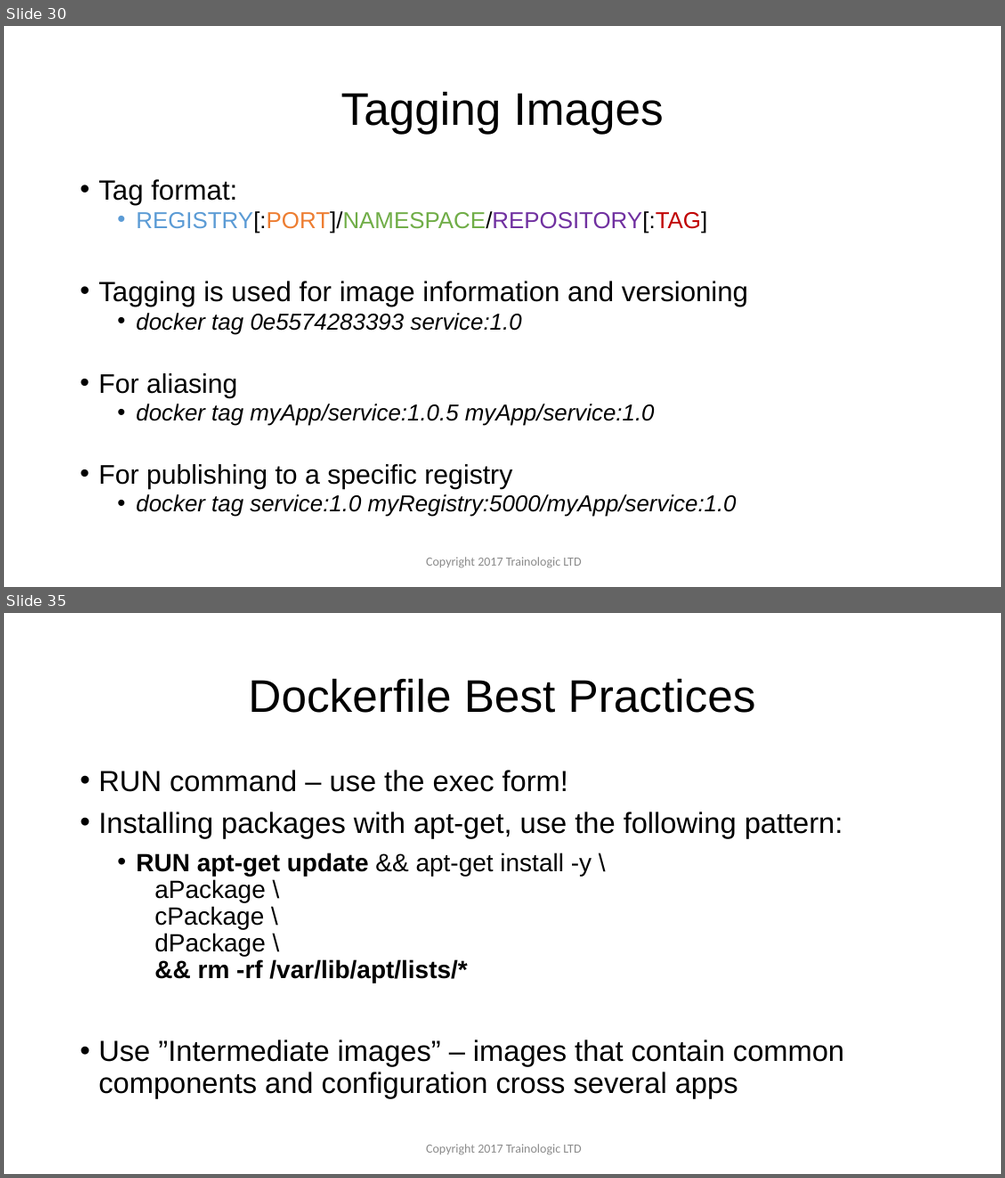
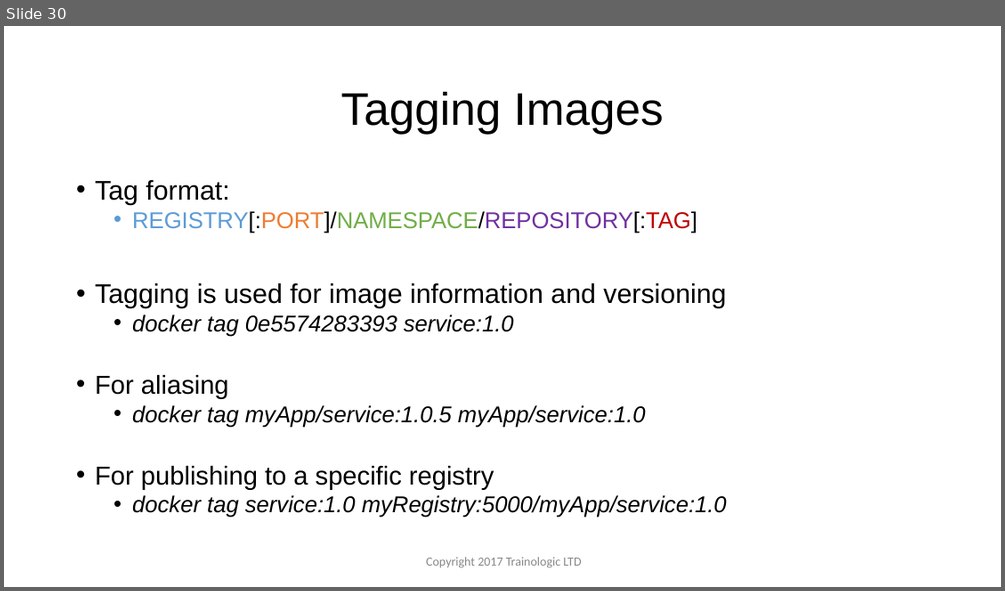
Before and after one commit to ColonelLanda/docker-meetup-2018, a slide deck: Docker - Meetup.pptx. Shown one above the other, each under a label of ours: slides 30 and 35 before the commit, slide 30 after it; the slides between them are not shown. The pictures are 1005x1178 and 1005x591 pixels, drawn with LibreOffice and Linux fonts; fonts in the diff are those of the drawing; background and template pictures are left out. Boxes give left, top, right and bottom in pixels: in the first picture for what was removed or moved away, otherwise in the second. Text is boxed around its words. In the diff, an @@ line names an element or a change of style, - is before the commit and + after.

```diff
--- a/Docker - Meetup.pptx
+++ b/Docker - Meetup.pptx
@@ slide 35 removed at (4,613,1001,1174), background #FFFFFF @@
@@ title removed at (248,678,756,713) @@
-Dockerfile Best Practices
@@ text removed at (98,770,844,1098) @@
-• RUN command – use the exec form!
-• Installing packages with apt-get, use the following pattern:
-  • RUN apt-get update && apt-get install -y \
-    aPackage \
-    cPackage \
-    dPackage \
-    && rm -rf /var/lib/apt/lists/*
-• Use ”Intermediate images” – images that contain common components and configuration cross several apps
@@ text removed at (426,1143,581,1155) @@
-Copyright 2017 Trainologic LTD
@@ slide 30 changed as well @@
@@ text "Tag format:" at (95,180,727,517): size 26.8 to 26 pt in "Tag format:", "Tagging is used for image information and ..."; size 22.2 to 22 pt in "REGISTRY[:PORT]/NAMESPACE/REPOSITORY[:TAG]", "docker tag 0e5574283393 service:1.0", "docker tag myApp/service:1.0.5 myApp/service:1.0", "docker tag service:1.0 myRegistry:5000/myApp/service:1.0"; size 25.9 to 25 pt in "For aliasing", "For publishing to a specific registry"; line spacing 0.8 to 0.81 @@
```
Also in this commit, not shown: 35 other slides changed, 2 slides added, 4 other slides removed, 1 other file.
